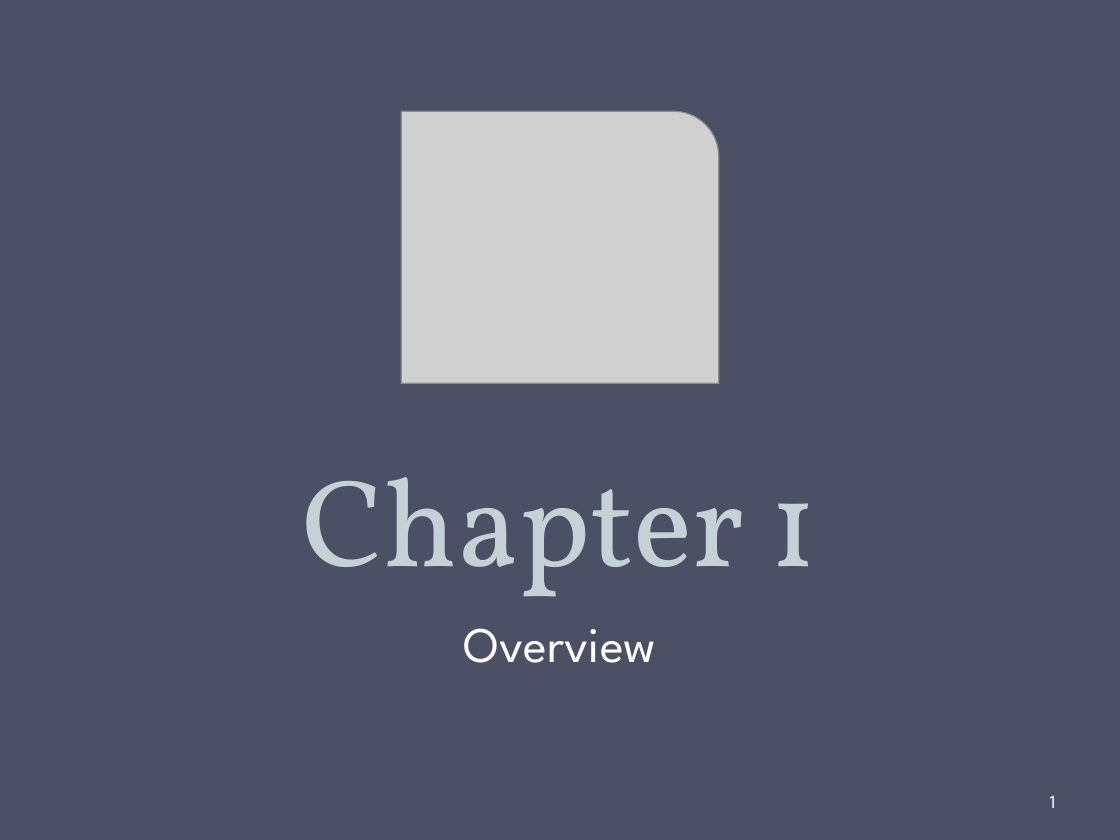
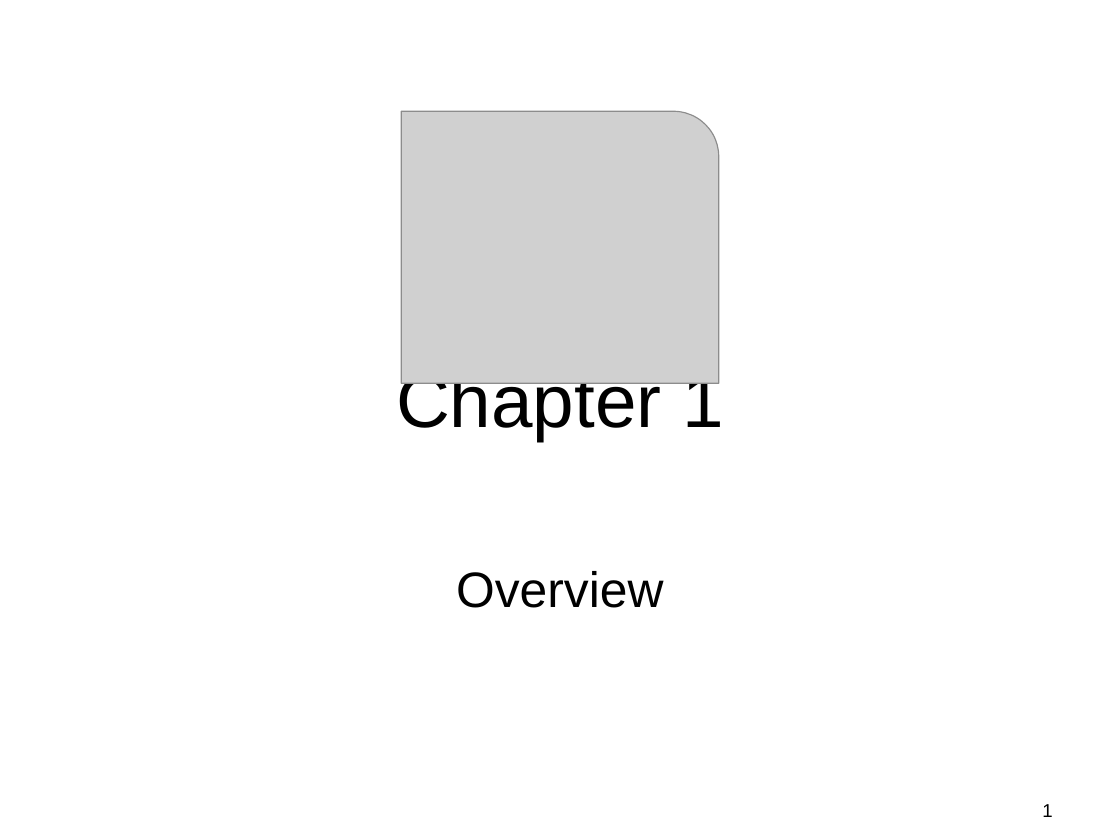
Before and after one commit to gulaoshi/gu.github.io, a slide deck: slide 1 of InfoSec/PPTs/CH01-Overview.pptx. Drawn at 1120x840 pixels with LibreOffice and Linux fonts; fonts in the diff are those of the drawing; grey boxes stand for pictures. Boxes give left, top, right and bottom in pixels: in the first picture for what was removed or moved away, otherwise in the second. Text is boxed around its words. In the diff, an @@ line names an element or a change of style, - is before the commit and + after.

```diff
--- a/InfoSec/PPTs/CH01-Overview.pptx
+++ b/InfoSec/PPTs/CH01-Overview.pptx
@@ background #4B5064 to #FFFFFF @@
@@ title "Chapter 1": place and size @@
-title "Chapter 1" at [302,477,817,597]
+title "Chapter 1" at [396,368,724,441]
@@ title "Chapter 1" at [396,368,724,441]: size 80 to 48 pt, font Vollkorn to Arial, text colour #C5D1D7 to #000000; vertical alignment bottom to middle @@
@@ subtitle "Overview": place and size @@
-subtitle "Overview" at [463,628,656,663]
+subtitle "Overview" at [456,571,663,608]
@@ subtitle "Overview" at [456,571,663,608]: font League Spartan to Arial, text colour #FFFFFF to #000000 @@
@@ page number: place and size @@
-page number at [1050,795,1056,808]
+page number at [1042,804,1052,817]
@@ page number at [1042,804,1052,817]: font League Spartan to Arial, text colour #FFFFFF to #000000; alignment left to right; vertical alignment middle to top @@
```
Also in this commit, not shown: 16 other slides changed, 7 other files.
